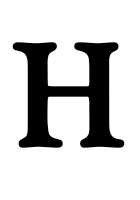
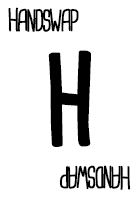
Revision of a layered 140×200 image; what changed, layer by layer:
added layer "handswap copy" above "handswap" over [59, 165, 131, 190]
added layer "handswap" above "H" over [8, 7, 79, 32]
painted on "H" over [12, 42, 125, 148]
